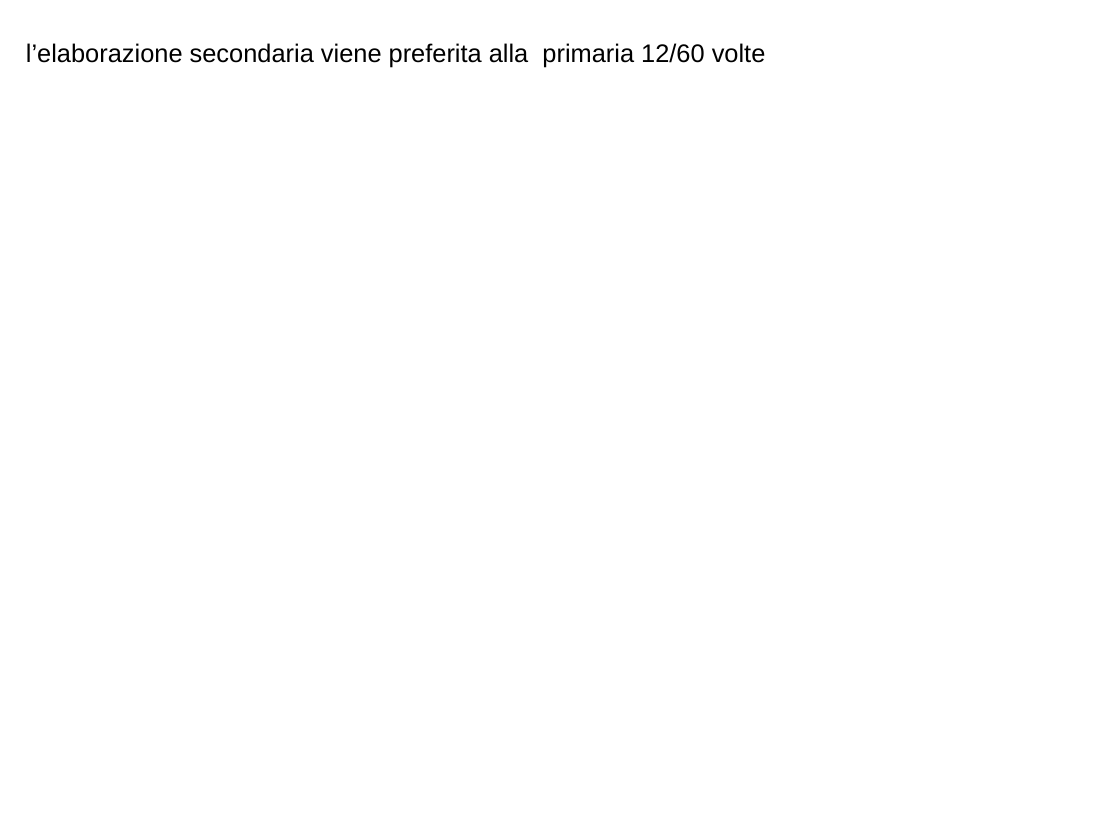
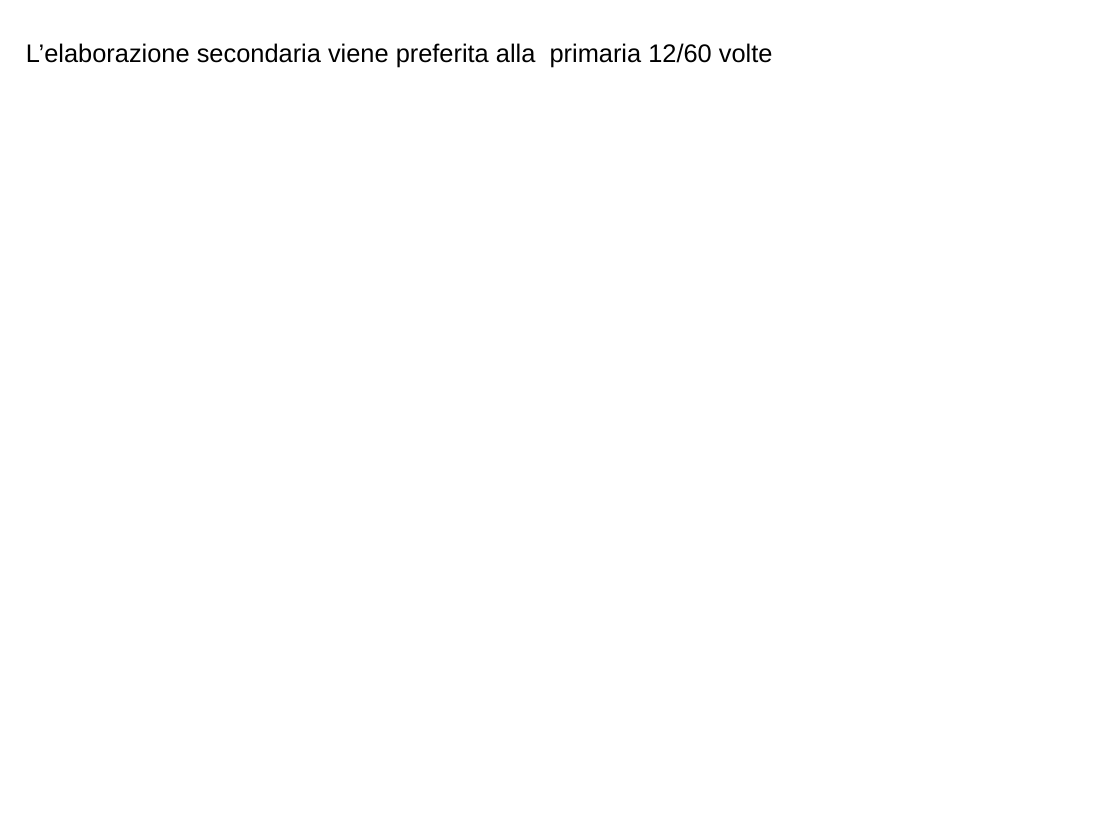
Before and after one commit to pietroparini2/chessProject, a slide deck: slide 11 of relazioneProgettoEI/presentazione.odp. Drawn at 1120x840 pixels with LibreOffice and Linux fonts; fonts in the diff are those of the drawing. Boxes give left, top, right and bottom in pixels: in the first picture for what was removed or moved away, otherwise in the second. Text is boxed around its words. In the diff, an @@ line names an element or a change of style, - is before the commit and + after.

```diff
--- a/relazioneProgettoEI/presentazione.odp
+++ b/relazioneProgettoEI/presentazione.odp
@@ text at [26, 43, 773, 67]: text changed @@
-l’elaborazione secondaria viene preferita alla primaria 12/60 volte
+L’elaborazione secondaria viene preferita alla primaria 12/60 volte
```
Also in this commit, not shown: 5 other slides changed, 2 slides added, 3 slides removed, 6 other files.
